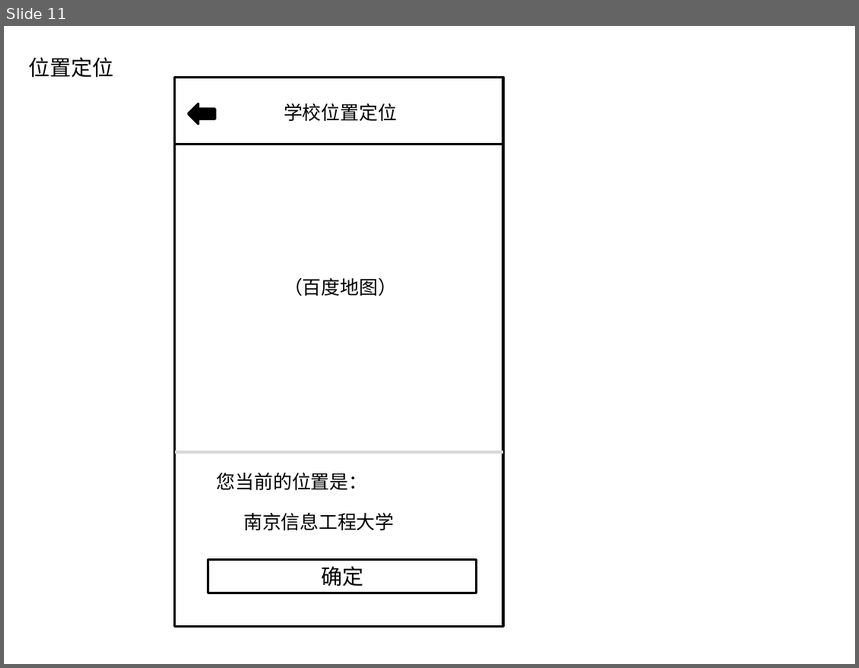
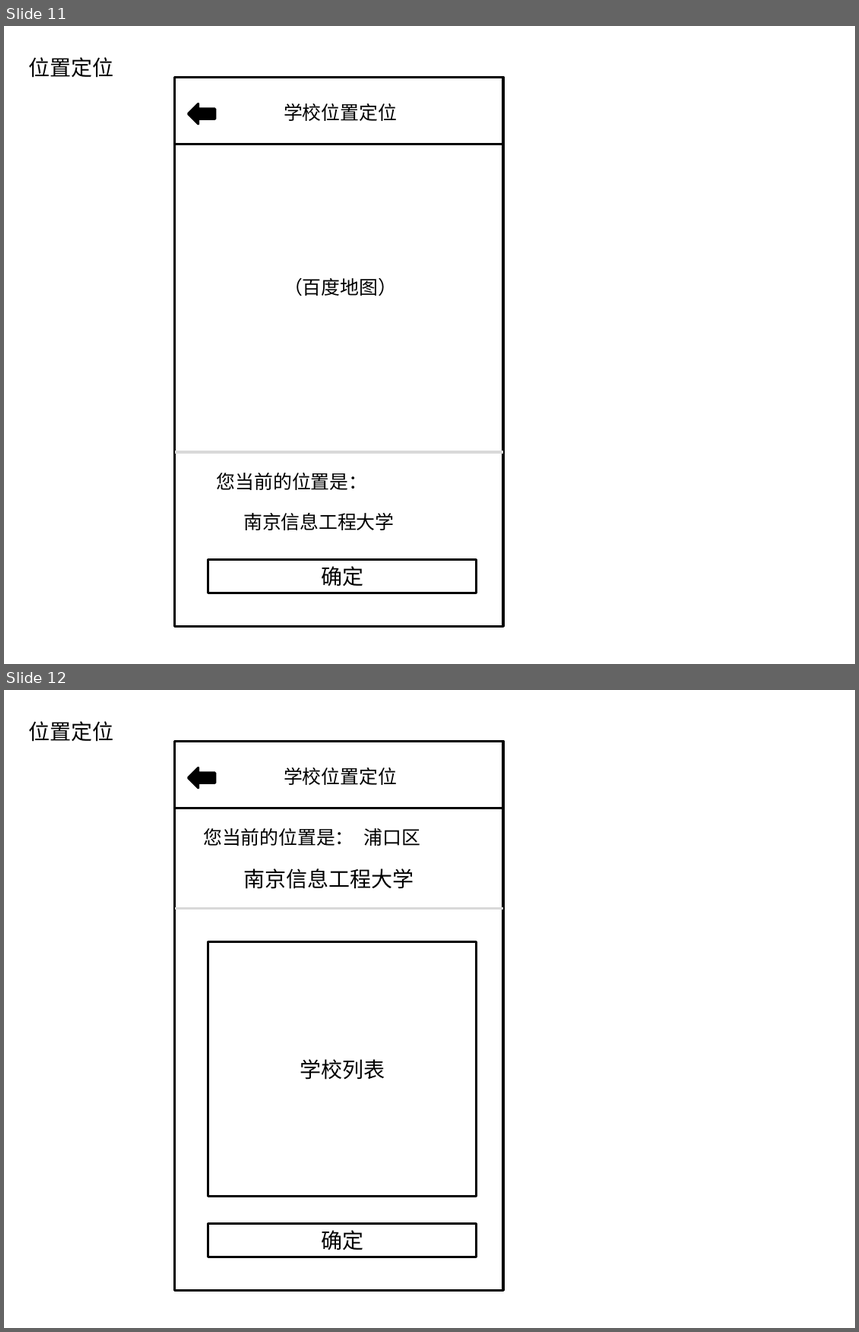
Before and after one commit to Gloria-zzy/UD-development-documents, a slide deck: App流程图和界面.pptx. Shown one above the other, each under a label of ours: slide 11 before the commit, slides 11 and 12 after it. The pictures are 859x668 and 859x1332 pixels, drawn with LibreOffice and Linux fonts; fonts in the diff are those of the drawing. Boxes give left, top, right and bottom in pixels: in the first picture for what was removed or moved away, otherwise in the second. Text is boxed around its words. In the diff, an @@ line names an element or a change of style, - is before the commit and + after.

Commit message:
:smile:

```diff
--- a/App流程图和界面.pptx
+++ b/App流程图和界面.pptx
@@ slide 12 added at (x1=4, y1=690, x2=855, y2=1328), background #FFFFFF @@
@@ text added at (x1=29, y1=721, x2=114, y2=742), 18 pt, text #000000 @@
+位置定位
@@ rectangle added at (x1=175, y1=741, x2=503, y2=1291), fill #FFFFFF, outline #000000 2 pt @@
@@ left arrow added at (x1=189, y1=768, x2=215, y2=789), fill #000000, outline #000000 2 pt @@
@@ text added at (x1=284, y1=768, x2=397, y2=785), 16 pt, text #000000 @@
+学校位置定位
@@ line added from (175, 809) to (503, 809), #000000 2.25 pt @@
@@ text added at (x1=203, y1=828, x2=354, y2=846), 16 pt, text #000000 @@
+您当前的位置是：
@@ text added at (x1=364, y1=828, x2=420, y2=846), 16 pt, text #000000 @@
+浦口区
@@ text added at (x1=243, y1=869, x2=414, y2=889), 18 pt, text #000000 @@
+南京信息工程大学
@@ line added from (175, 909) to (503, 909), #D9D9D9 2.25 pt @@
@@ rectangle added at (x1=208, y1=942, x2=477, y2=1196), fill #FFFFFF, outline #000000 2 pt, 18 pt, text #000000 @@
+学校列表
@@ rectangle added at (x1=208, y1=1224, x2=477, y2=1257), fill #FFFFFF, outline #000000 2 pt, 18 pt, text #000000 @@
+确定
```
